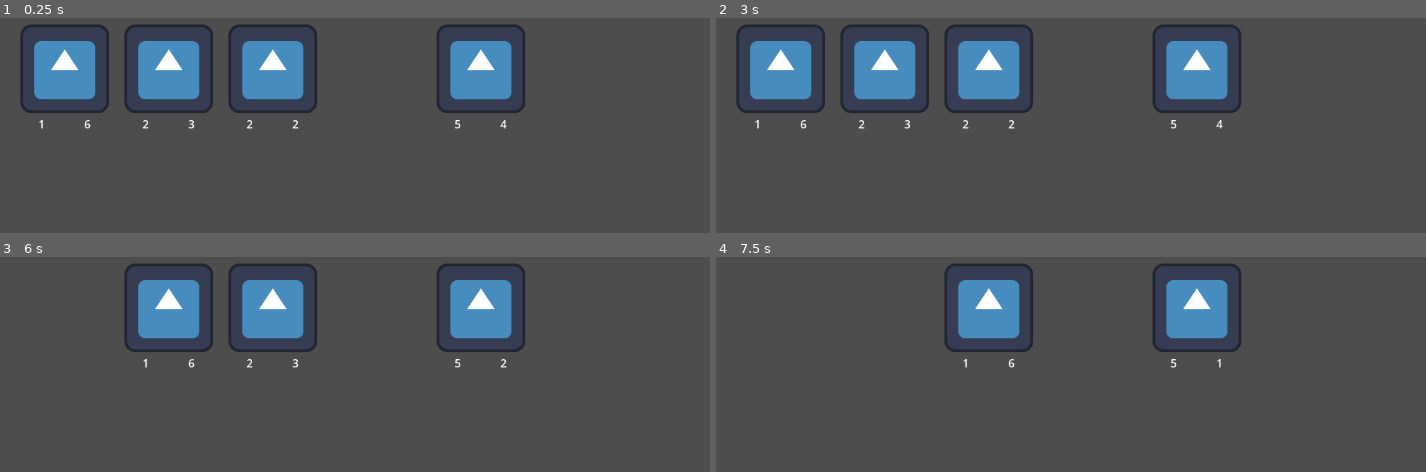
Above: before the commit, frames 1-4 (two rows, left to right).
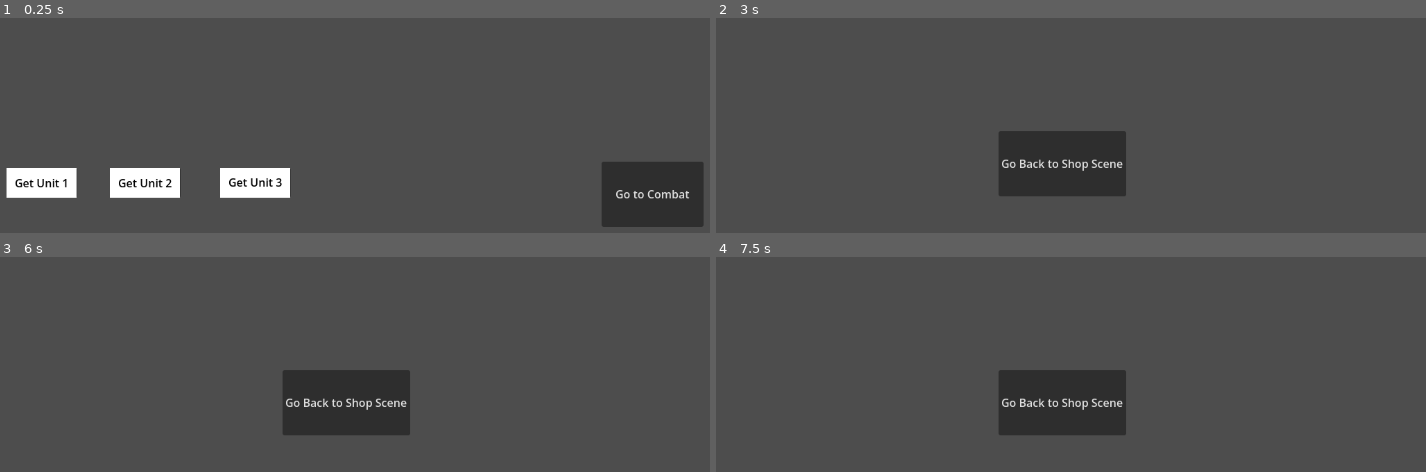
Above: after the commit, the same moments.

Repository: skeeeth/HACKER_AUTO_PETS
Game: Godot game, scene res://Scenes/ShopScene.tscn
Same seed, same stepped clock (60 frames per second), same inputs: the game is played once before the commit and once after it. Before the commit the project starts from res://Scenes/CombatSim.tscn. The engine's default icon, where the game draws it, is replaced by a stand-in: a white triangle on a blue panel in a dark square.
Inputs (mouse positions are in pixels of both pictures, inside the frame that each line leads up to):
- Up to frame 1 (0.25 s): no input
- Up to frame 2 (3 s): click (758, 183) at 0.5 s, where only the run after the commit has a clickable "Get Unit 1"; click (858, 183) at 1.25 s, where only the run after the commit has a clickable "Get Unit 2"; click (971, 183) at 2 s, where only the run after the commit has a clickable "Get Unit 3"; click (1369, 194) at 2.75 s, where only the run after the commit has a clickable "Go to Combat"
- Up to frame 3 (6 s): click (347, 403) at 3.5 s, where only the run after the commit has a clickable "Go Back to Shop Scene"; click (653, 433) at 4.25 s, where only the run after the commit has a clickable "Go to Combat"; tap Enter (ui_accept) at 5, 5.27, 5.75 s
- Up to frame 4 (7.5 s): tap Enter (ui_accept) at 6.02, 6.5, 7.25 s

The runs differ from the first frame. In frame 1, 21% of the frame differs, in the area x 0-100%, y 3-98%; in frame 2, 18%; in frame 3, 15%; in frame 4, 11%.

Commit message:
Added shop scene

Diff:
--- /dev/null
+++ b/Scenes/ShopScene.tscn
@@ -0,0 +1,96 @@
+[gd_scene format=3 uid="uid://cl8e6tpoh42op"]
+
+[ext_resource type="Script" uid="uid://dyepmcdhs6qw" path="res://Scripts/shop_scene.gd" id="1_x7s06"]
+[ext_resource type="Script" uid="uid://gyjfl7ywoyno" path="res://Scripts/TestButtonScript.gd" id="2_x7s06"]
+
+[sub_resource type="LabelSettings" id="LabelSettings_x7s06"]
+font_color = Color(0, 0, 0, 1)
+
+[node name="ShopScene" type="Node2D" unique_id=1666678237]
+script = ExtResource("1_x7s06")
+
+[node name="Camera2D" type="Camera2D" parent="." unique_id=679468185]
+
+[node name="HBoxContainer" type="HBoxContainer" parent="." unique_id=1453722839]
+offset_left = -466.0
+offset_top = -73.0
+offset_right = -316.0
+offset_bottom = 49.0
+
+[node name="NextSceneButton" type="Button" parent="." unique_id=202824416]
+offset_left = 388.0
+offset_top = 198.0
+offset_right = 535.0
+offset_bottom = 292.0
+text = "Go to Combat"
+script = ExtResource("2_x7s06")
+transition_scene_file_path = "res://Scenes/TestTransitionScene.tscn"
+
+[node name="Buttons" type="Node" parent="." unique_id=1076780851]
+
+[node name="PurchaseUnitButton1" type="Button" parent="Buttons" unique_id=2054618790]
+offset_left = -470.0
+offset_top = 207.0
+offset_right = -368.0
+offset_bottom = 250.0
+
+[node name="ColorRect" type="ColorRect" parent="Buttons/PurchaseUnitButton1" unique_id=373841868]
+layout_mode = 0
+offset_right = 101.0
+offset_bottom = 43.0
+
+[node name="Label" type="Label" parent="Buttons/PurchaseUnitButton1" unique_id=458868825]
+layout_mode = 0
+offset_left = 1.0
+offset_top = 1.0
+offset_right = 102.0
+offset_bottom = 42.0
+text = "Get Unit 1"
+label_settings = SubResource("LabelSettings_x7s06")
+horizontal_alignment = 1
+vertical_alignment = 1
+
+[node name="PurchaseUnitButton2" type="Button" parent="Buttons" unique_id=602924199]
+offset_left = -321.0
+offset_top = 207.0
+offset_right = -219.0
+offset_bottom = 250.0
+
+[node name="ColorRect" type="ColorRect" parent="Buttons/PurchaseUnitButton2" unique_id=445814897]
+layout_mode = 0
+offset_right = 101.0
+offset_bottom = 43.0
+
+[node name="Label" type="Label" parent="Buttons/PurchaseUnitButton2" unique_id=1004256852]
+layout_mode = 0
+offset_left = 1.0
+offset_top = 1.0
+offset_right = 102.0
+offset_bottom = 42.0
+text = "Get Unit 2"
+label_settings = SubResource("LabelSettings_x7s06")
+horizontal_alignment = 1
+vertical_alignment = 1
+
+[node name="PurchaseUnitButton3" type="Button" parent="Buttons" unique_id=2113805579]
+offset_left = -162.0
+offset_top = 207.0
+offset_right = -60.0
+offset_bottom = 250.0
+
+[node name="ColorRect" type="ColorRect" parent="Buttons/PurchaseUnitButton3" unique_id=1714140707]
+layout_mode = 0
+offset_right = 101.0
+offset_bottom = 43.0
+
+[node name="Label" type="Label" parent="Buttons/PurchaseUnitButton3" unique_id=1962143282]
+layout_mode = 0
+offset_left = 1.0
+offset_right = 102.0
+offset_bottom = 41.0
+text = "Get Unit 3"
+label_settings = SubResource("LabelSettings_x7s06")
+horizontal_alignment = 1
+vertical_alignment = 1
+
+[connection signal="pressed" from="NextSceneButton" to="NextSceneButton" method="_on_pressed"]
--- /dev/null
+++ b/Scenes/TestTransitionScene.tscn
@@ -0,0 +1,18 @@
+[gd_scene format=3 uid="uid://kxruv43rromb"]
+
+[ext_resource type="Script" uid="uid://gyjfl7ywoyno" path="res://Scripts/TestButtonScript.gd" id="1_iyj8y"]
+
+[node name="TestTransitionScene" type="Node2D" unique_id=1282410067]
+
+[node name="Camera2D" type="Camera2D" parent="." unique_id=1786788325]
+
+[node name="Button" type="Button" parent="." unique_id=833179027]
+offset_left = -72.0
+offset_top = 154.0
+offset_right = 75.0
+offset_bottom = 248.0
+text = "Go Back to Shop Scene"
+script = ExtResource("1_iyj8y")
+transition_scene_file_path = "res://Scenes/ShopScene.tscn"
+
+[connection signal="pressed" from="Button" to="Button" method="_on_pressed"]
--- /dev/null
+++ b/Scripts/TestButtonScript.gd
@@ -0,0 +1,6 @@
+extends Button
+
+@export var transition_scene_file_path : String
+
+func _on_pressed() -> void:
+	get_tree().change_scene_to_file(transition_scene_file_path)
--- /dev/null
+++ b/Scripts/player_units_container.gd
@@ -0,0 +1,6 @@
+extends Node
+
+var ally_unit_data : Array[UnitData]
+
+func _enter_tree() -> void:
+	pass
--- /dev/null
+++ b/Scripts/shop_scene.gd
@@ -0,0 +1,11 @@
+extends Node2D
+
+
+# Called when the node enters the scene tree for the first time.
+func _ready() -> void:
+	pass # Replace with function body.
+
+
+# Called every frame. 'delta' is the elapsed time since the previous frame.
+func _process(delta: float) -> void:
+	pass
--- a/project.godot
+++ b/project.godot
@@ -11,9 +11,13 @@
 [application]
 
 config/name="HACKER_AUTO_PETS"
-run/main_scene="uid://cfe4ocgls7ccg"
+run/main_scene="uid://cl8e6tpoh42op"
 config/features=PackedStringArray("4.6", "GL Compatibility")
 config/icon="res://icon.svg"
+
+[autoload]
+
+PlayerUnitsContainer="*uid://cg035k5ginn54"
 
 [physics]
 
Not shown, added: Scripts/TestButtonScript.gd.uid
Not shown, added: Scripts/player_units_container.gd.uid
Not shown, added: Scripts/shop_scene.gd.uid
